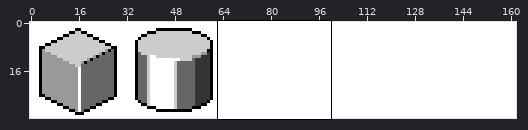
Pixel-art file, stored at BasicShapes/5shapes1.aseprite. The picture above shows the old version from afar; the outline marks the close-up.
Close-up. First the earlier version:
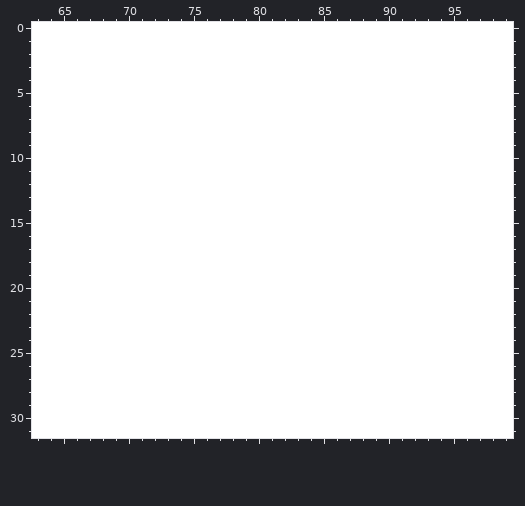
162x32 pixels, 1 frame. Shown: x 63..99, y 0..31.
After the commit:
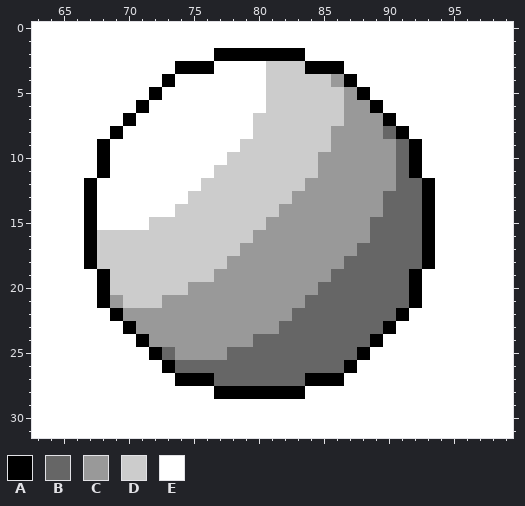
Palette (. is transparent): A #000000  B #666666  C #999999  D #cccccc  E #ffffff
What changed:
Layer "Layer 2":
y 2: x 77..83 EEEEEEE -> AAAAAAA
y 3: x 74..76 EEE -> AAA; x 81..86 EEEEEE -> DDDAAA
y 4: x 73 E -> A; x 81..87 EEEEEEE -> DDDDDCA
y 5: x 72 E -> A; x 81..88 EEEEEEEE -> DDDDDDCA
y 6: x 71 E -> A; x 81..89 EEEEEEEEE -> DDDDDDCCA
y 7: x 70 E -> A; x 80..90 EEEEEEEEEEE -> DDDDDDDCCCA
y 8: x 69 E -> A; x 80..91 EEEEEEEEEEEE -> DDDDDDCCCCBA
y 9: x 68 E -> A; x 79..92 EEEEEEEEEEEEEE -> DDDDDDDCCCCCBA
y 10: x 68 E -> A; x 78..92 EEEEEEEEEEEEEEE -> DDDDDDDCCCCCCBA
y 11: x 68 E -> A; x 77..92 EEEEEEEEEEEEEEEE -> DDDDDDDDCCCCCCBA
y 12: x 67 E -> A; x 76..93 EEEEEEEEEEEEEEEEEE -> DDDDDDDDCCCCCCCBBA
y 13: x 67 E -> A; x 75..93 EEEEEEEEEEEEEEEEEEE -> DDDDDDDDCCCCCCCBBBA
y 14: x 67 E -> A; x 74..93 EEEEEEEEEEEEEEEEEEEE -> DDDDDDDDCCCCCCCCBBBA
y 15: x 67 E -> A; x 72..93 EEEEEEEEEEEEEEEEEEEEEE -> DDDDDDDDDCCCCCCCCBBBBA
y 16: x 67..93 EEEEEEEEEEEEEEEEEEEEEEEEEEE -> ADDDDDDDDDDDDCCCCCCCCCBBBBA
y 17: x 67..93 EEEEEEEEEEEEEEEEEEEEEEEEEEE -> ADDDDDDDDDDDCCCCCCCCCBBBBBA
y 18: x 67..93 EEEEEEEEEEEEEEEEEEEEEEEEEEE -> ADDDDDDDDDDCCCCCCCCCBBBBBBA
y 19: x 68..92 EEEEEEEEEEEEEEEEEEEEEEEEE -> ADDDDDDDDCCCCCCCCCBBBBBBA
y 20: x 68..92 EEEEEEEEEEEEEEEEEEEEEEEEE -> ADDDDDDCCCCCCCCCCBBBBBBBA
y 21: x 68..92 EEEEEEEEEEEEEEEEEEEEEEEEE -> ACDDDCCCCCCCCCCCBBBBBBBBA
y 22: x 69..91 EEEEEEEEEEEEEEEEEEEEEEE -> ACCCCCCCCCCCCCBBBBBBBBA
y 23: x 70..90 EEEEEEEEEEEEEEEEEEEEE -> ACCCCCCCCCCCBBBBBBBBA
y 24: x 71..89 EEEEEEEEEEEEEEEEEEE -> ACCCCCCCCBBBBBBBBBA
y 25: x 72..88 EEEEEEEEEEEEEEEEE -> ABCCCCBBBBBBBBBBA
y 26: x 73..87 EEEEEEEEEEEEEEE -> ABBBBBBBBBBBBBA
y 27: x 74..86 EEEEEEEEEEEEE -> AAABBBBBBBAAA
y 28: x 77..83 EEEEEEE -> AAAAAAA
